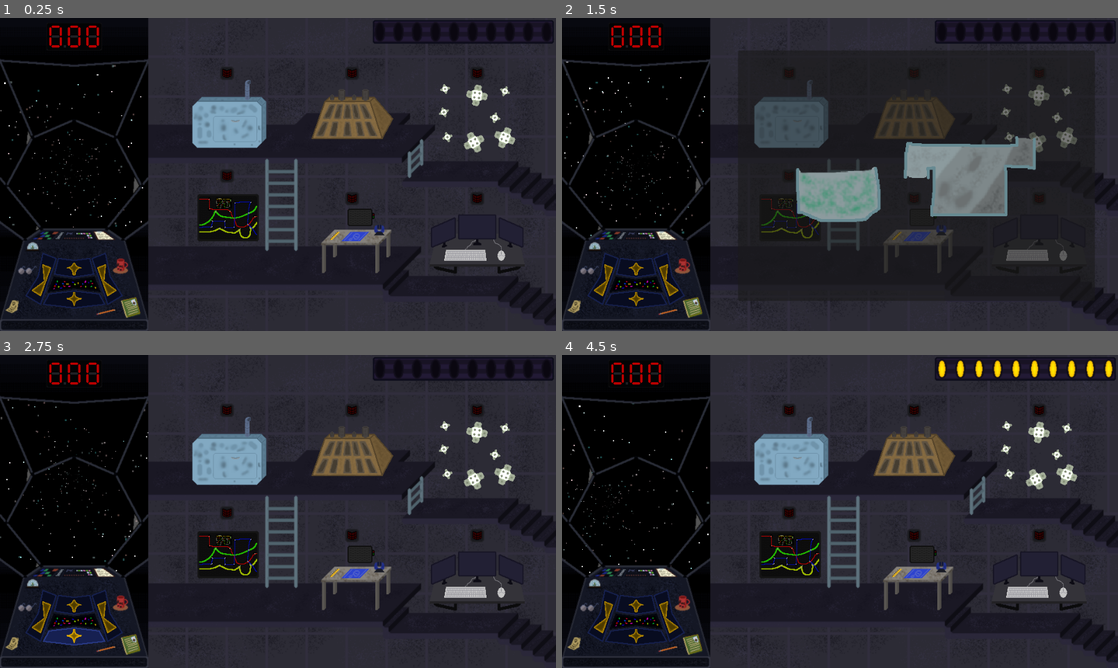
Above: before the commit, frames 1-4 (two rows, left to right).
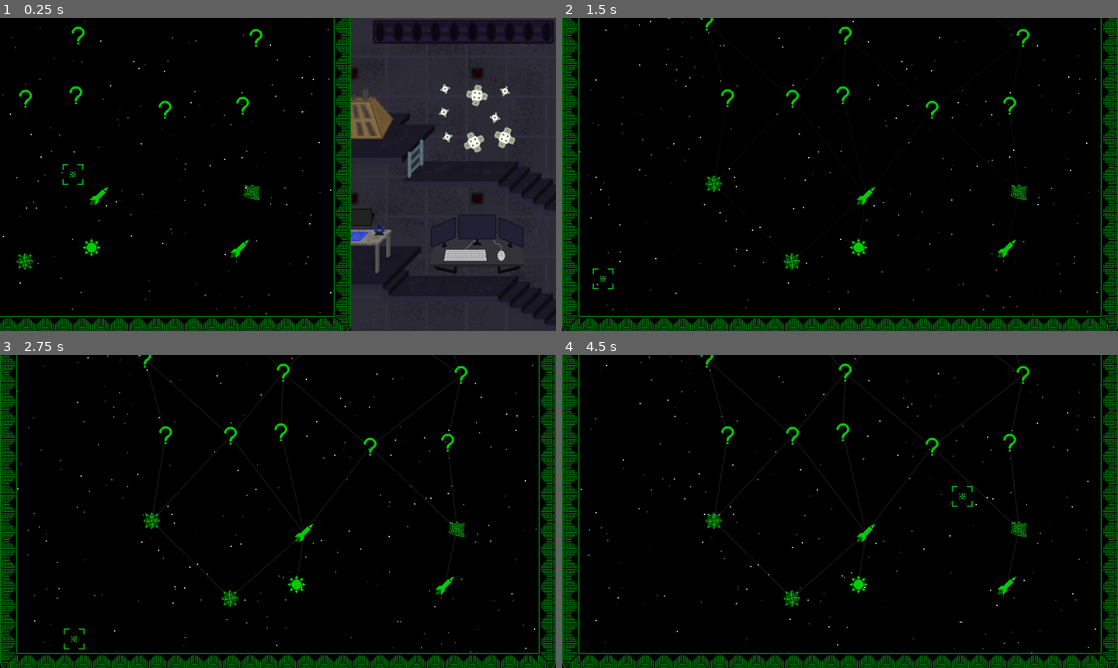
Above: after the commit, the same moments.

Repository: kedalovo/-SG-Spaceship-Management
Game: Godot game, scene res://Game Scene/Game.tscn
Two runs of this game, one before a commit and one after it. Both use one fixed random seed, a clock stepped at 60 frames per second and the inputs below.
Inputs (mouse positions are in pixels of both pictures, inside the frame that each line leads up to):
- Up to frame 1 (0.25 s): no input
- Up to frame 2 (1.5 s): click (789, 115) at 0.52 s; click (600, 277) at 1.25 s
- Up to frame 3 (2.75 s): click (72, 639) at 2 s
- Up to frame 4 (4.5 s): click (667, 614) at 2.75 s; click (634, 605) at 3.5 s; move the mouse to (962, 495) at 4.27 s; hold Right (right) from 4.28 s (still down); hold ` (test) from 4.28 s (still down); click (962, 495) at 4.42 s

The runs differ from the first frame. In frame 1, 43% of the frame differs, in the area x 0-64%, y 0-100%; in frame 2, 80%; in frame 3, 80%; in frame 4, 80%, in the area x 0-100%, y 0-100%.

Commit message:
Started working on the Store. Added Store background and opening animation.

Diff:
--- a/Game Scene/Game.tscn
+++ b/Game Scene/Game.tscn
@@ -45,6 +45,7 @@
 [ext_resource type="PackedScene" uid="uid://c1lkqnbuafwie" path="res://Space/space.tscn" id="24_qmju5"]
 [ext_resource type="PackedScene" uid="uid://dh1g8tgwww50" path="res://Map/map.tscn" id="43_xxu5e"]
 [ext_resource type="PackedScene" uid="uid://esnak8iwscmb" path="res://Balance/balance.tscn" id="45_a0v1l"]
+[ext_resource type="PackedScene" uid="uid://btvb5400v1yyr" path="res://Store/store.tscn" id="46_ilj7l"]
 
 [sub_resource type="AtlasTexture" id="AtlasTexture_kost8"]
 atlas = ExtResource("4_lunap")
@@ -238,6 +239,40 @@
 "open": SubResource("Animation_wgcf6")
 }
 
+[sub_resource type="Animation" id="Animation_gdff1"]
+resource_name = "open"
+tracks/0/type = "bezier"
+tracks/0/imported = false
+tracks/0/enabled = true
+tracks/0/path = NodePath(".:position:x")
+tracks/0/interp = 1
+tracks/0/loop_wrap = true
+tracks/0/keys = {
+"handle_modes": PackedInt32Array(0, 0),
+"points": PackedFloat32Array(960, 0, 0, 0.1, 0, 256, -1, 0, 0, 0),
+"times": PackedFloat32Array(0, 1)
+}
+
+[sub_resource type="Animation" id="Animation_cf6m1"]
+length = 0.001
+tracks/0/type = "bezier"
+tracks/0/imported = false
+tracks/0/enabled = true
+tracks/0/path = NodePath(".:position:x")
+tracks/0/interp = 1
+tracks/0/loop_wrap = true
+tracks/0/keys = {
+"handle_modes": PackedInt32Array(0),
+"points": PackedFloat32Array(960, -0.25, 0, 0.25, 0),
+"times": PackedFloat32Array(0)
+}
+
+[sub_resource type="AnimationLibrary" id="AnimationLibrary_lnarc"]
+_data = {
+"RESET": SubResource("Animation_cf6m1"),
+"open": SubResource("Animation_gdff1")
+}
+
 [node name="Game" type="Node2D"]
 script = ExtResource("1_t00el")
 
@@ -632,7 +667,7 @@
 visible = false
 
 [node name="Map" parent="." instance=ExtResource("43_xxu5e")]
-z_index = 1
+z_index = 2
 position = Vector2(-960, 0)
 
 [node name="Animator" type="AnimationPlayer" parent="Map"]
@@ -644,6 +679,14 @@
 process_callback = 0
 wait_time = 180.0
 one_shot = true
+
+[node name="Store" parent="." instance=ExtResource("46_ilj7l")]
+position = Vector2(960, 0)
+
+[node name="Animator" type="AnimationPlayer" parent="Store"]
+libraries = {
+"": SubResource("AnimationLibrary_lnarc")
+}
 
 [connection signal="coin_got" from="Cabin/SubViewportContainer2/SubViewport/Space" to="." method="_on_space_coin_got"]
 [connection signal="damaged" from="Cabin/SubViewportContainer2/SubViewport/Space" to="." method="_on_damaged"]
--- a/Game Scene/game.gd
+++ b/Game Scene/game.gd
@@ -51,9 +51,9 @@
 func _ready() -> void:
 	Input.set_custom_mouse_cursor(CURSOR_NORMAL, Input.CURSOR_ARROW)
 	Input.set_custom_mouse_cursor(CURSOR_POINTER, Input.CURSOR_POINTING_HAND)
-	#map_animator.play(&"open")
-	#Input.mouse_mode = Input.MOUSE_MODE_HIDDEN
-	#map.cursor.show()
+	map_animator.play(&"open")
+	Input.mouse_mode = Input.MOUSE_MODE_HIDDEN
+	map.cursor.show()
 
 
 func _input(event: InputEvent) -> void:
@@ -63,15 +63,15 @@
 		#map_animator.play(&"open")
 		#Input.mouse_mode = Input.MOUSE_MODE_HIDDEN
 		#map.cursor.show()
-		balance.value = 5
-		print(balance.value)
+		#balance.value = 5
+		#print(balance.value)
 		pass
 	if event.is_action_pressed(&"test"):
 		#map_animator.play_backwards(&"open")
 		#Input.mouse_mode = Input.MOUSE_MODE_VISIBLE
 		#map.cursor.hide()
-		balance.value = 10
-		print(balance.value)
+		#balance.value = 10
+		#print(balance.value)
 		pass
 	if event.is_action_pressed(&"left"):
 		var moved: bool = space.move(Vector2.LEFT)
--- /dev/null
+++ b/Resources/CRT.gdshader
@@ -0,0 +1,183 @@
+/*
+Shader from Godot Shaders - the free shader library.
+
+This shader is under CC0 license. Feel free to use, improve and
+change this shader according to your needs and consider sharing
+the modified result to godotshaders.com.
+
+Optimised and packed by @c64cosmin
+If you do use this please share it with me
+Would love to see what you're making with it <3
+
+It's a combination of these two shaders
+~godotshaders.com/shader/VHS-and-CRT-monitor-effect
+godotshaders.com/shader/crt-shader-with-realistic-blurring/
+
+CRT grille and rolling lines made by @c64cosmin
+Vignette and warping effect was made by pend00
+Scanlines are from "TimothyLottes" FROM SHADERTOY
+Then ported by AHOPNESS (@ahopness)
+https://www.shadertoy.com/view/MsjXzh
+*/
+
+shader_type canvas_item;
+
+uniform sampler2D SCREEN_TEXTURE: hint_screen_texture;
+
+uniform vec2 resolution = vec2(320.0, 180.0);
+
+uniform float scan_line_amount :hint_range(0.0, 1.0) = 1.0;
+uniform float warp_amount :hint_range(0.0, 5.0) = 0.1;
+uniform float noise_amount :hint_range(0.0, 0.3) = 0.03;
+uniform float interference_amount :hint_range(0.0, 1.0) = 0.2;
+uniform float grille_amount :hint_range(0.0, 1.0) = 0.1;
+uniform float grille_size :hint_range(1.0, 5.0) = 1.0;
+uniform float vignette_amount :hint_range(0.0, 2.0) = 0.6;
+uniform float vignette_intensity : hint_range(0.0, 1.0) = 0.4;
+uniform float aberation_amount :hint_range(0.0, 1.0) = 0.5;
+uniform float roll_line_amount :hint_range(0.0, 1.0) = 0.3;
+uniform float roll_speed :hint_range(-8.0, 8.0) = 1.0;
+uniform float scan_line_strength :hint_range(-12.0, -1.0) = -8.0;
+uniform float pixel_strength :hint_range(-4.0, 0.0) = -2.0;
+
+float random(vec2 uv){
+    return fract(cos(uv.x * 83.4827 + uv.y * 92.2842) * 43758.5453123);
+}
+
+vec3 fetch_pixel(vec2 uv, vec2 off){
+	vec2 pos = floor(uv * resolution + off) / resolution + vec2(0.5) / resolution;
+
+	float noise = 0.0;
+	if(noise_amount > 0.0){
+		noise = random(pos + fract(TIME)) * noise_amount;
+	}
+
+	if(max(abs(pos.x - 0.5), abs(pos.y - 0.5)) > 0.5){
+		return vec3(0.0, 0.0, 0.0);
+	}
+
+	vec3 clr = texture(SCREEN_TEXTURE , pos, -16.0).rgb + noise;
+	return clr;
+}
+
+// Distance in emulated pixels to nearest texel.
+vec2 Dist(vec2 pos){
+	pos = pos * resolution;
+	return - ((pos - floor(pos)) - vec2(0.5));
+}
+
+// 1D Gaussian.
+float Gaus(float pos, float scale){ return exp2(scale * pos * pos); }
+
+// 3-tap Gaussian filter along horz line.
+vec3 Horz3(vec2 pos, float off){
+	vec3 b = fetch_pixel(pos, vec2(-1.0, off));
+	vec3 c = fetch_pixel(pos, vec2( 0.0, off));
+	vec3 d = fetch_pixel(pos, vec2( 1.0, off));
+	float dst = Dist(pos).x;
+
+	// Convert distance to weight.
+	float scale = pixel_strength;
+	float wb = Gaus(dst - 1.0, scale);
+	float wc = Gaus(dst + 0.0, scale);
+	float wd = Gaus(dst + 1.0, scale);
+
+	// Return filtered sample.
+	return (b * wb + c * wc + d * wd) / (wb + wc + wd);
+}
+
+// Return scanline weight.
+float Scan(vec2 pos, float off){
+	float dst = Dist(pos).y;
+
+	return Gaus(dst + off, scan_line_strength);
+}
+
+// Allow nearest three lines to effect pixel.
+vec3 Tri(vec2 pos){
+	vec3 clr = fetch_pixel(pos, vec2(0.0));
+	if(scan_line_amount > 0.0){
+		vec3 a = Horz3(pos,-1.0);
+		vec3 b = Horz3(pos, 0.0);
+		vec3 c = Horz3(pos, 1.0);
+
+		float wa = Scan(pos,-1.0);
+		float wb = Scan(pos, 0.0);
+		float wc = Scan(pos, 1.0);
+
+		vec3 scanlines = a * wa + b * wb + c * wc;
+		clr = mix(clr, scanlines, scan_line_amount);
+	}
+	return clr;
+}
+
+// Takes in the UV and warps the edges, creating the spherized effect
+vec2 warp(vec2 uv){
+	vec2 delta = uv - 0.5;
+	float delta2 = dot(delta.xy, delta.xy);
+	float delta4 = delta2 * delta2;
+	float delta_offset = delta4 * warp_amount;
+
+	vec2 warped = uv + delta * delta_offset;
+	return (warped - 0.5) / mix(1.0,1.2,warp_amount/5.0) + 0.5;
+}
+
+float vignette(vec2 uv){
+	uv *= 1.0 - uv.xy;
+	float vignette = uv.x * uv.y * 15.0;
+	return pow(vignette, vignette_intensity * vignette_amount);
+}
+
+//float floating_mod(float a, float b){
+	//return a - b * floor(a/b);
+//}
+
+vec3 grille(vec2 uv){
+	float unit = PI / 3.0;
+	float scale = 2.0*unit/grille_size;
+	float r = smoothstep(0.5, 0.8, cos(uv.x*scale - unit));
+	float g = smoothstep(0.5, 0.8, cos(uv.x*scale + unit));
+	float b = smoothstep(0.5, 0.8, cos(uv.x*scale + 3.0*unit));
+	return mix(vec3(1.0), vec3(r,g,b), grille_amount);
+}
+
+float roll_line(vec2 uv){
+	float x = uv.y * 3.0 - TIME * roll_speed;
+	float f = cos(x) * cos(x * 2.35 + 1.1) * cos(x * 4.45 + 2.3);
+	float roll_line = smoothstep(0.5, 0.9, f);
+	return roll_line * roll_line_amount;
+}
+
+void fragment(){
+	vec2 pix = FRAGCOORD.xy;
+	vec2 pos = warp(SCREEN_UV);
+
+	float line = 0.0;
+	if(roll_line_amount > 0.0){
+		line = roll_line(pos);
+	}
+
+	vec2 sq_pix = floor(pos * resolution) / resolution + vec2(0.5) / resolution;
+	if(interference_amount + roll_line_amount > 0.0){
+		float interference = random(sq_pix.yy + fract(TIME));
+		pos.x += (interference * (interference_amount + line * 6.0)) / resolution.x;
+	}
+
+	vec3 clr = Tri(pos);
+	if(aberation_amount > 0.0){
+		float chromatic = aberation_amount + line * 2.0;
+		vec2 chromatic_x = vec2(chromatic,0.0) / resolution.x;
+		vec2 chromatic_y = vec2(0.0, chromatic/2.0) / resolution.y;
+		float r = Tri(pos - chromatic_x).r;
+		float g = Tri(pos + chromatic_y).g;
+		float b = Tri(pos + chromatic_x).b;
+		clr = vec3(r,g,b);
+	}
+
+	if(grille_amount > 0.0)clr *= grille(pix);
+	clr *= 1.0 + scan_line_amount * 0.6 + line * 3.0 + grille_amount * 2.0;
+	if(vignette_amount > 0.0)clr *= vignette(pos);
+
+	COLOR.rgb = clr;
+	COLOR.a = 1.0;
+}
--- /dev/null
+++ b/Store/store.tscn
@@ -0,0 +1,433 @@
+[gd_scene load_steps=11 format=3 uid="uid://btvb5400v1yyr"]
+
+[ext_resource type="Texture2D" uid="uid://bkry1rl40rve5" path="res://Store/Assets/Store Background.png" id="1_jd1dj"]
+[ext_resource type="Texture2D" uid="uid://hxwlyo7e8ovw" path="res://Systems/Life Support/Assets/Algae.png" id="2_f31xe"]
+[ext_resource type="BitMap" uid="uid://20vt37lyi2ai" path="res://Store/Assets/Top left bitmask.png" id="2_k7hq7"]
+[ext_resource type="BitMap" uid="uid://be80amnlfflo1" path="res://Store/Assets/Top right bitmask.png" id="3_2ow5o"]
+[ext_resource type="BitMap" uid="uid://b74dxr815fhnb" path="res://Store/Assets/Bottom right bitmask.png" id="4_fdqj1"]
+[ext_resource type="Texture2D" uid="uid://dmxj84rvqsyqo" path="res://Systems/Engines/Assets/Engine Cell.png" id="4_x70c4"]
+[ext_resource type="BitMap" uid="uid://bm0y1rivtf1wm" path="res://Store/Assets/Bottom left bitmask.png" id="5_10xce"]
+[ext_resource type="Texture2D" uid="uid://6xtels7glrj0" path="res://Systems/Hull/Assets/Patch.png" id="5_sowqq"]
+
+[sub_resource type="Shader" id="Shader_b70ln"]
+code = "/*
+Shader from Godot Shaders - the free shader library.
+
+This shader is under CC0 license. Feel free to use, improve and
+change this shader according to your needs and consider sharing
+the modified result to godotshaders.com.
+
+Optimised and packed by @c64cosmin
+If you do use this please share it with me
+Would love to see what you're making with it <3
+
+It's a combination of these two shaders
+~godotshaders.com/shader/VHS-and-CRT-monitor-effect
+godotshaders.com/shader/crt-shader-with-realistic-blurring/
+
+CRT grille and rolling lines made by @c64cosmin
+Vignette and warping effect was made by pend00
+Scanlines are from \"TimothyLottes\" FROM SHADERTOY
+Then ported by AHOPNESS (@ahopness)
+https://www.shadertoy.com/view/MsjXzh
+*/
+
+shader_type canvas_item;
+
+uniform sampler2D SCREEN_TEXTURE: hint_screen_texture;
+
+uniform vec2 resolution = vec2(320.0, 180.0);
+
+uniform float scan_line_amount :hint_range(0.0, 1.0) = 1.0;
+uniform float warp_amount :hint_range(0.0, 5.0) = 0.1;
+uniform float noise_amount :hint_range(0.0, 0.3) = 0.03;
+uniform float interference_amount :hint_range(0.0, 1.0) = 0.2;
+uniform float grille_amount :hint_range(0.0, 1.0) = 0.1;
+uniform float grille_size :hint_range(1.0, 5.0) = 1.0;
+uniform float vignette_amount :hint_range(0.0, 2.0) = 0.6;
+uniform float vignette_intensity : hint_range(0.0, 1.0) = 0.4;
+uniform float aberation_amount :hint_range(0.0, 1.0) = 0.5;
+uniform float roll_line_amount :hint_range(0.0, 1.0) = 0.3;
+uniform float roll_speed :hint_range(-8.0, 8.0) = 1.0;
+uniform float scan_line_strength :hint_range(-12.0, -1.0) = -8.0;
+uniform float pixel_strength :hint_range(-4.0, 0.0) = -2.0;
+
+float random(vec2 uv){
+    return fract(cos(uv.x * 83.4827 + uv.y * 92.2842) * 43758.5453123);
+}
+
+vec3 fetch_pixel(vec2 uv, vec2 off){
+	vec2 pos = floor(uv * resolution + off) / resolution + vec2(0.5) / resolution;
+
+	float noise = 0.0;
+	if(noise_amount > 0.0){
+		noise = random(pos + fract(TIME)) * noise_amount;
+	}
+
+	if(max(abs(pos.x - 0.5), abs(pos.y - 0.5)) > 0.5){
+		return vec3(0.0, 0.0, 0.0);
+	}
+
+	vec3 clr = texture(SCREEN_TEXTURE , pos, -16.0).rgb + noise;
+	return clr;
+}
+
+// Distance in emulated pixels to nearest texel.
+vec2 Dist(vec2 pos){
+	pos = pos * resolution;
+	return - ((pos - floor(pos)) - vec2(0.5));
+}
+
+// 1D Gaussian.
+float Gaus(float pos, float scale){ return exp2(scale * pos * pos); }
+
+// 3-tap Gaussian filter along horz line.
+vec3 Horz3(vec2 pos, float off){
+	vec3 b = fetch_pixel(pos, vec2(-1.0, off));
+	vec3 c = fetch_pixel(pos, vec2( 0.0, off));
+	vec3 d = fetch_pixel(pos, vec2( 1.0, off));
+	float dst = Dist(pos).x;
+
+	// Convert distance to weight.
+	float scale = pixel_strength;
+	float wb = Gaus(dst - 1.0, scale);
+	float wc = Gaus(dst + 0.0, scale);
+	float wd = Gaus(dst + 1.0, scale);
+
+	// Return filtered sample.
+	return (b * wb + c * wc + d * wd) / (wb + wc + wd);
+}
+
+// Return scanline weight.
+float Scan(vec2 pos, float off){
+	float dst = Dist(pos).y;
+
+	return Gaus(dst + off, scan_line_strength);
+}
+
+// Allow nearest three lines to effect pixel.
+vec3 Tri(vec2 pos){
+	vec3 clr = fetch_pixel(pos, vec2(0.0));
+	if(scan_line_amount > 0.0){
+		vec3 a = Horz3(pos,-1.0);
+		vec3 b = Horz3(pos, 0.0);
+		vec3 c = Horz3(pos, 1.0);
+
+		float wa = Scan(pos,-1.0);
+		float wb = Scan(pos, 0.0);
+		float wc = Scan(pos, 1.0);
+
+		vec3 scanlines = a * wa + b * wb + c * wc;
+		clr = mix(clr, scanlines, scan_line_amount);
+	}
+	return clr;
+}
+
+// Takes in the UV and warps the edges, creating the spherized effect
+vec2 warp(vec2 uv){
+	vec2 delta = uv - 0.5;
+	float delta2 = dot(delta.xy, delta.xy);
+	float delta4 = delta2 * delta2;
+	float delta_offset = delta4 * warp_amount;
+
+	vec2 warped = uv + delta * delta_offset;
+	return (warped - 0.5) / mix(1.0,1.2,warp_amount/5.0) + 0.5;
+}
+
+float vignette(vec2 uv){
+	uv *= 1.0 - uv.xy;
+	float vignette = uv.x * uv.y * 15.0;
+	return pow(vignette, vignette_intensity * vignette_amount);
+}
+
+//float floating_mod(float a, float b){
+	//return a - b * floor(a/b);
+//}
+
+vec3 grille(vec2 uv){
+	float unit = PI / 3.0;
+	float scale = 2.0*unit/grille_size;
+	float r = smoothstep(0.5, 0.8, cos(uv.x*scale - unit));
+	float g = smoothstep(0.5, 0.8, cos(uv.x*scale + unit));
+	float b = smoothstep(0.5, 0.8, cos(uv.x*scale + 3.0*unit));
+	return mix(vec3(1.0), vec3(r,g,b), grille_amount);
+}
+
+float roll_line(vec2 uv){
+	float x = uv.y * 3.0 - TIME * roll_speed;
+	float f = cos(x) * cos(x * 2.35 + 1.1) * cos(x * 4.45 + 2.3);
+	float roll_line = smoothstep(0.5, 0.9, f);
+	return roll_line * roll_line_amount;
+}
+
+void fragment(){
+	vec2 pix = FRAGCOORD.xy;
+	vec2 pos = warp(SCREEN_UV);
+
+	float line = 0.0;
+	if(roll_line_amount > 0.0){
+		line = roll_line(pos);
+	}
+
+	vec2 sq_pix = floor(pos * resolution) / resolution + vec2(0.5) / resolution;
+	if(interference_amount + roll_line_amount > 0.0){
+		float interference = random(sq_pix.yy + fract(TIME));
+		pos.x += (interference * (interference_amount + line * 6.0)) / resolution.x;
+	}
+
+	vec3 clr = Tri(pos);
+	if(aberation_amount > 0.0){
+		float chromatic = aberation_amount + line * 2.0;
+		vec2 chromatic_x = vec2(chromatic,0.0) / resolution.x;
+		vec2 chromatic_y = vec2(0.0, chromatic/2.0) / resolution.y;
+		float r = Tri(pos - chromatic_x).r;
+		float g = Tri(pos + chromatic_y).g;
+		float b = Tri(pos + chromatic_x).b;
+		clr = vec3(r,g,b);
+	}
+
+	if(grille_amount > 0.0)clr *= grille(pix);
+	clr *= 1.0 + scan_line_amount * 0.6 + line * 3.0 + grille_amount * 2.0;
+	if(vignette_amount > 0.0)clr *= vignette(pos);
+
+	COLOR.rgb = clr;
+	COLOR.a = 1.0;
+}"
+
+[sub_resource type="ShaderMaterial" id="ShaderMaterial_lnjs3"]
+shader = SubResource("Shader_b70ln")
+shader_parameter/resolution = Vector2(960, 540)
+shader_parameter/scan_line_amount = 0.5
+shader_parameter/warp_amount = 0.0
+shader_parameter/noise_amount = 0.14
+shader_parameter/interference_amount = 1.0
+shader_parameter/grille_amount = 0.1
+shader_parameter/grille_size = 1.0
+shader_parameter/vignette_amount = 0.0
+shader_parameter/vignette_intensity = 0.4
+shader_parameter/aberation_amount = 0.5
+shader_parameter/roll_line_amount = 0.195
+shader_parameter/roll_speed = 1.0
+shader_parameter/scan_line_strength = -8.0
+shader_parameter/pixel_strength = -2.0
+
+[node name="Store" type="Node2D"]
+
+[node name="Sprite" type="Sprite2D" parent="."]
+texture = ExtResource("1_jd1dj")
+centered = false
+
+[node name="Buttons" type="Control" parent="."]
+layout_mode = 3
+anchors_preset = 0
+offset_right = 704.0
+offset_bottom = 540.0
+
+[node name="Button 1" type="Button" parent="Buttons"]
+offset_left = 42.0
+offset_top = 413.0
+offset_right = 163.0
+offset_bottom = 493.0
+flat = true
+
+[node name="Background ColorRect" type="ColorRect" parent="Buttons/Button 1"]
+layout_mode = 1
+anchors_preset = 15
+anchor_right = 1.0
+anchor_bottom = 1.0
+grow_horizontal = 2
+grow_vertical = 2
+color = Color(0.253906, 0.253906, 0.253906, 1)
+
+[node name="TextureRect" type="TextureRect" parent="Buttons/Button 1"]
+layout_mode = 1
+anchors_preset = 8
+anchor_left = 0.5
+anchor_top = 0.5
+anchor_right = 0.5
+anchor_bottom = 0.5
+offset_left = -20.0
+offset_top = -20.0
+offset_right = 20.0
+offset_bottom = 20.0
+grow_horizontal = 2
+grow_vertical = 2
+texture = ExtResource("2_f31xe")
+stretch_mode = 3
+
+[node name="ColorRect" type="ColorRect" parent="Buttons/Button 1"]
+material = SubResource("ShaderMaterial_lnjs3")
+layout_mode = 1
+anchors_preset = 15
+anchor_right = 1.0
+anchor_bottom = 1.0
+grow_horizontal = 2
+grow_vertical = 2
+
+[node name="Button 2" type="Button" parent="Buttons"]
+offset_left = 198.0
+offset_top = 413.0
+offset_right = 329.0
+offset_bottom = 493.0
+flat = true
+
+[node name="Background ColorRect" type="ColorRect" parent="Buttons/Button 2"]
+layout_mode = 1
+anchors_preset = 15
+anchor_right = 1.0
+anchor_bottom = 1.0
+grow_horizontal = 2
+grow_vertical = 2
+color = Color(0.253906, 0.253906, 0.253906, 1)
+
+[node name="TextureRect" type="TextureRect" parent="Buttons/Button 2"]
+layout_mode = 1
+anchors_preset = 8
+anchor_left = 0.5
+anchor_top = 0.5
+anchor_right = 0.5
+anchor_bottom = 0.5
+offset_left = -20.0
+offset_top = -20.0
+offset_right = 20.0
+offset_bottom = 20.0
+grow_horizontal = 2
+grow_vertical = 2
+texture = ExtResource("4_x70c4")
+stretch_mode = 3
+
+[node name="ColorRect" type="ColorRect" parent="Buttons/Button 2/TextureRect"]
+layout_mode = 1
+anchors_preset = 8
+anchor_left = 0.5
+anchor_top = 0.5
+anchor_right = 0.5
+anchor_bottom = 0.5
+offset_left = -2.0
+offset_top = -9.0
+offset_right = 2.0
+offset_bottom = 9.0
+grow_horizontal = 2
+grow_vertical = 2
+color = Color(1, 0.866667, 0, 1)
+
+[node name="Button 3" type="Button" parent="Buttons"]
+offset_left = 375.0
+offset_top = 413.0
+offset_right = 506.0
+offset_bottom = 493.0
+flat = true
+
+[node name="Background ColorRect" type="ColorRect" parent="Buttons/Button 3"]
+layout_mode = 1
+anchors_preset = 15
+anchor_right = 1.0
+anchor_bottom = 1.0
+grow_horizontal = 2
+grow_vertical = 2
+color = Color(0.253906, 0.253906, 0.253906, 1)
+
+[node name="TextureRect" type="TextureRect" parent="Buttons/Button 3"]
+layout_mode = 1
+anchors_preset = 8
+anchor_left = 0.5
+anchor_top = 0.5
+anchor_right = 0.5
+anchor_bottom = 0.5
+offset_left = -20.0
+offset_top = -20.0
+offset_right = 20.0
+offset_bottom = 20.0
+grow_horizontal = 2
+grow_vertical = 2
+texture = ExtResource("4_x70c4")
+stretch_mode = 3
+
+[node name="ColorRect" type="ColorRect" parent="Buttons/Button 3/TextureRect"]
+layout_mode = 1
+anchors_preset = 8
+anchor_left = 0.5
+anchor_top = 0.5
+anchor_right = 0.5
+anchor_bottom = 0.5
+offset_left = -2.0
+offset_top = -9.0
+offset_right = 2.0
+offset_bottom = 9.0
+grow_horizontal = 2
+grow_vertical = 2
+color = Color(0, 0.505882, 1, 1)
+
+[node name="Button 4" type="Button" parent="Buttons"]
+offset_left = 541.0
+offset_top = 413.0
+offset_right = 662.0
+offset_bottom = 493.0
+flat = true
+
+[node name="Background ColorRect" type="ColorRect" parent="Buttons/Button 4"]
+layout_mode = 1
+anchors_preset = 15
+anchor_right = 1.0
+anchor_bottom = 1.0
+grow_horizontal = 2
+grow_vertical = 2
+color = Color(0.253906, 0.253906, 0.253906, 1)
+
+[node name="TextureRect" type="TextureRect" parent="Buttons/Button 4"]
+layout_mode = 1
+anchors_preset = 8
+anchor_left = 0.5
+anchor_top = 0.5
+anchor_right = 0.5
+anchor_bottom = 0.5
+offset_left = -20.0
+offset_top = -20.0
+offset_right = 20.0
+offset_bottom = 20.0
+grow_horizontal = 2
+grow_vertical = 2
+texture = ExtResource("5_sowqq")
+stretch_mode = 3
+
+[node name="Bottom Middle Button" type="Button" parent="Buttons"]
+offset_left = 262.0
+offset_top = 217.0
+offset_right = 442.0
+offset_bottom = 338.0
+flat = true
+
+[node name="Top Middle Button" type="Button" parent="Buttons"]
+offset_left = 263.0
+offset_top = 21.0
+offset_right = 441.0
+offset_bottom = 171.0
+flat = true
+
+[node name="Top Left Button" type="TextureButton" parent="Buttons"]
+offset_left = 39.0
+offset_top = 23.0
+offset_right = 237.0
+offset_bottom = 164.0
+texture_click_mask = ExtResource("2_k7hq7")
+
+[node name="Top Right Button" type="TextureButton" parent="Buttons"]
+offset_left = 467.0
+offset_top = 23.0
+offset_right = 665.0
+offset_bottom = 164.0
+texture_click_mask = ExtResource("3_2ow5o")
+
+[node name="Bottom Right Button" type="TextureButton" parent="Buttons"]
+offset_left = 469.0
+offset_top = 199.0
+offset_right = 669.0
+offset_bottom = 357.0
+texture_click_mask = ExtResource("4_fdqj1")
+
+[node name="Bottom Left Button" type="TextureButton" parent="Buttons"]
+offset_left = 35.0
+offset_top = 199.0
+offset_right = 235.0
+offset_bottom = 357.0
+texture_click_mask = ExtResource("5_10xce")
Not shown: 1 places in Game Scene/Game.tscn that only renumber resources
Binary file added: Store/Assets/Bottom left bitmask.png
Not shown, added: Store/Assets/Bottom left bitmask.png.import
Binary file added: Store/Assets/Bottom right bitmask.png
Not shown, added: Store/Assets/Bottom right bitmask.png.import
Binary file added: Store/Assets/Store Background.png
Not shown, added: Store/Assets/Store Background.png.import
Binary file added: Store/Assets/Top left bitmask.png
Not shown, added: Store/Assets/Top left bitmask.png.import
Binary file added: Store/Assets/Top right bitmask.png
Not shown, added: Store/Assets/Top right bitmask.png.import
